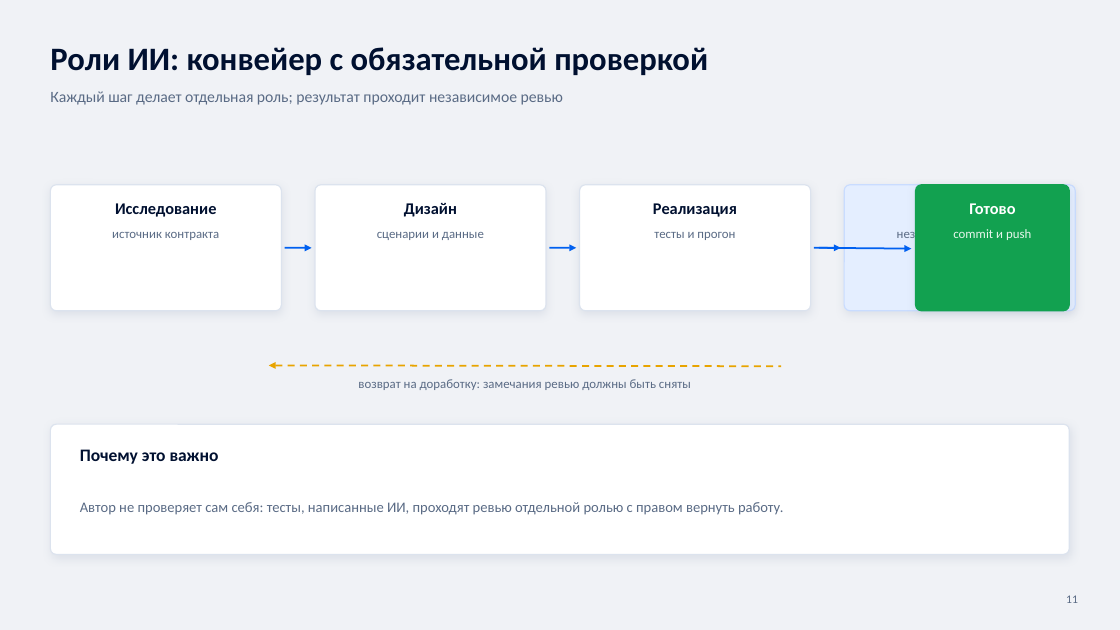
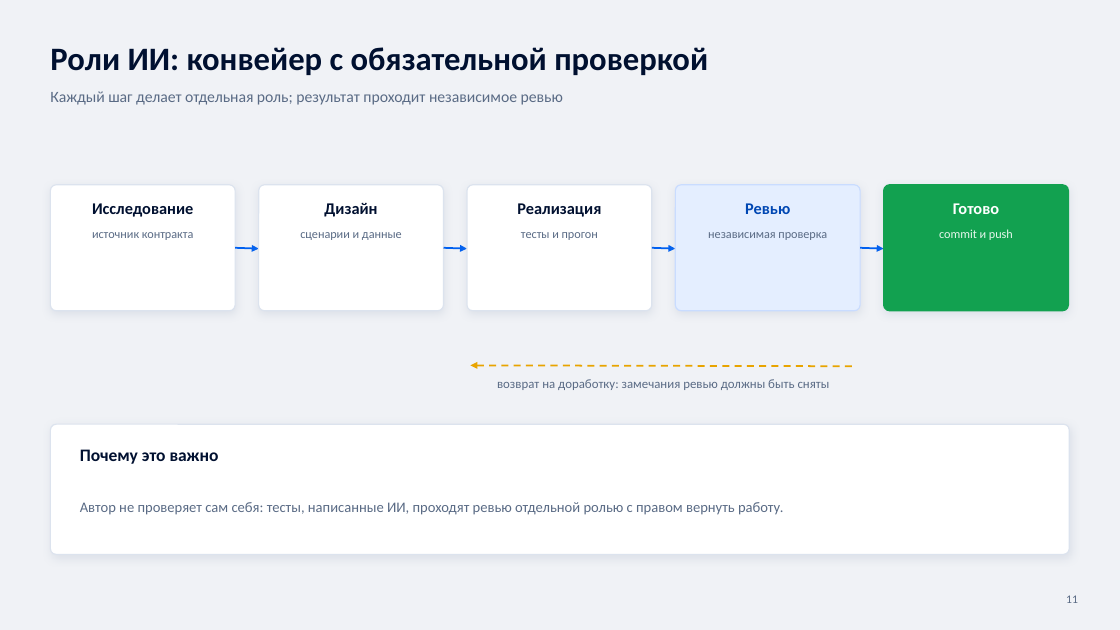
Before and after one commit to igorpugatschev/ausn-control-plane, a slide deck: slide 11 of docs/presentations/ausn-control-plane-qa-layer.pptx. Drawn at 1120x630 pixels with LibreOffice and Linux fonts; fonts in the diff are those of the drawing. Boxes give left, top, right and bottom in pixels: in the first picture for what was removed or moved away, otherwise in the second. Text is boxed around its words. In the diff, an @@ line names an element or a change of style, - is before the commit and + after.

```diff
--- a/docs/presentations/ausn-control-plane-qa-layer.pptx
+++ b/docs/presentations/ausn-control-plane-qa-layer.pptx
@@ rounded rectangle: place and size @@
-rounded rectangle at <box>50,185,281,311</box>
+rounded rectangle at <box>50,185,235,311</box>
@@ text "Исследование": place and size @@
-text "Исследование" at <box>115,203,216,217</box>
+text "Исследование" at <box>92,203,193,217</box>
@@ rounded rectangle: place and size @@
-rounded rectangle at <box>315,185,546,311</box>
+rounded rectangle at <box>259,185,444,311</box>
@@ text "Дизайн": place and size @@
-text "Дизайн" at <box>404,203,457,217</box>
+text "Дизайн" at <box>324,203,377,217</box>
@@ rounded rectangle: place and size @@
-rounded rectangle at <box>580,185,811,311</box>
+rounded rectangle at <box>467,185,652,311</box>
@@ text "Реализация": place and size @@
-text "Реализация" at <box>653,203,737,217</box>
+text "Реализация" at <box>517,203,601,217</box>
@@ rounded rectangle: place and size @@
-rounded rectangle at <box>844,185,1075,311</box>
+rounded rectangle at <box>676,185,860,311</box>
@@ text "Ревью": place and size @@
-text "Ревью" at <box>937,203,982,214</box>
+text "Ревью" at <box>745,203,790,214</box>
@@ text "Ревью" at <box>745,203,790,214</box>: text colour #001030 to #0047B3 @@
@@ rounded rectangle: place and size @@
-rounded rectangle at <box>916,185,1070,311</box>
+rounded rectangle at <box>884,185,1069,311</box>
@@ text "Готово": place and size @@
-text "Готово" at <box>969,203,1015,214</box>
+text "Готово" at <box>953,203,999,214</box>
@@ text "сценарии и данные": place and size @@
-text "сценарии и данные" at <box>377,232,484,240</box>
+text "сценарии и данные" at <box>300,232,402,240</box>
@@ text "тесты и прогон": place and size @@
-text "тесты и прогон" at <box>654,232,735,240</box>
+text "тесты и прогон" at <box>521,232,598,240</box>
@@ text "независимая проверка": place and size @@
-text "независимая проверка" at <box>897,228,1022,243</box>
+text "независимая проверка" at <box>708,232,827,240</box>
@@ size 11 to 10.5 pt in 5 elements at <box>92,232,194,240</box>, <box>300,232,402,240</box>, <box>521,232,598,240</box>, <box>708,232,827,240</box>, <box>939,229,1013,240</box> @@
@@ text "commit и push": place and size @@
-text "commit и push" at <box>953,229,1031,240</box>
+text "commit и push" at <box>939,229,1013,240</box>
@@ arrow moved from (285, 248) - (312, 248) to (235, 248) - (259, 249) @@
@@ arrow moved from (549, 248) - (576, 248) to (444, 248) - (467, 249) @@
@@ arrow moved from (814, 248) - (841, 248) to (652, 248) - (676, 249) @@
@@ arrow moved from (819, 248) - (912, 249) to (860, 248) - (884, 249) @@
@@ text "возврат на доработку: замечания ревью ...": place and size @@
-text "возврат на доработку: замечания ревью ..." at <box>358,379,691,390</box>
+text "возврат на доработку: замечания ревью ..." at <box>497,379,830,390</box>
@@ arrow moved from (269, 365) - (781, 366) to (471, 365) - (857, 366) @@
```
Also in this commit, not shown: 2 other slides changed, 6 other files.
